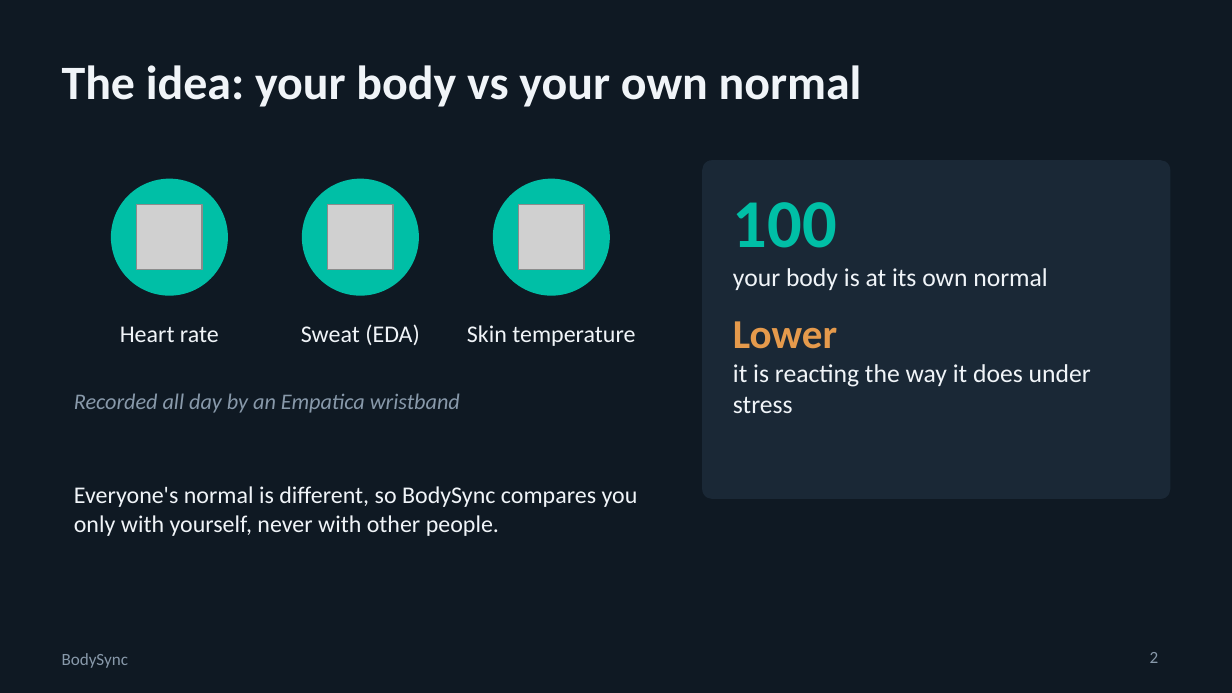
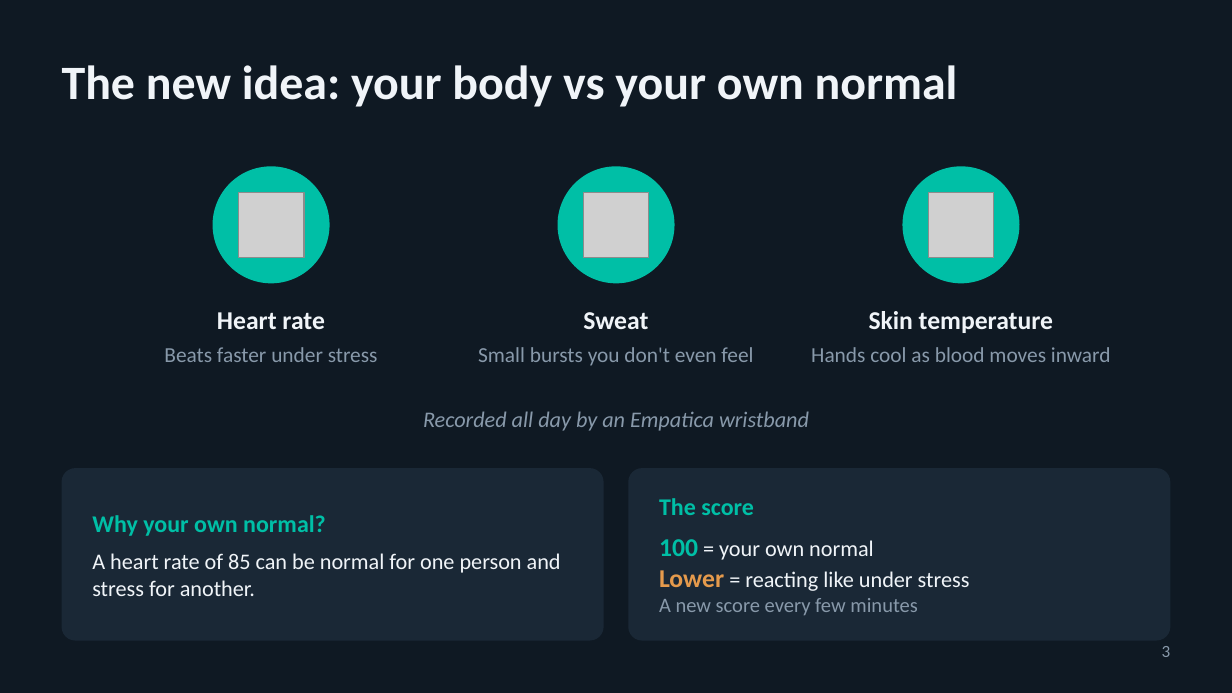
Before and after one commit to swaylakh/bodysync, a slide deck: slide 3 of docs/slides/BodySync_Final.pptx (slide 2 before the commit). Drawn at 1232x693 pixels with LibreOffice and Linux fonts; fonts in the diff are those of the drawing; grey boxes stand for pictures. Boxes give left, top, right and bottom in pixels: in the first picture for what was removed or moved away, otherwise in the second. Text is boxed around its words. In the diff, an @@ line names an element or a change of style, - is before the commit and + after.

```diff
--- a/docs/slides/BodySync_Final.pptx
+++ b/docs/slides/BodySync_Final.pptx
@@ title at (62,65,958,107): text changed @@
-The idea: your body vs your own normal
+The new idea: your body vs your own normal
@@ ellipse: place and size @@
-ellipse at (111,179,228,296)
+ellipse at (213,166,330,283)
@@ ellipse: place and size @@
-ellipse at (302,179,419,296)
+ellipse at (558,166,675,283)
@@ rounded rectangle removed at (702,160,1170,499) @@
@@ ellipse: place and size @@
-ellipse at (493,179,610,296)
+ellipse at (903,166,1020,283)
@@ picture: place and size @@
-picture at (137,205,202,270)
+picture at (239,192,304,257)
@@ picture: place and size @@
-picture at (328,205,393,270)
+picture at (584,192,649,257)
@@ text removed at (733,202,1091,413) @@
-100
-your body is at its own normal
-Lower
-it is reacting the way it does under stress
@@ picture: place and size @@
-picture at (519,205,584,270)
+picture at (929,192,994,257)
@@ text "Heart rate": place and size @@
-text "Heart rate" at (120,326,219,342)
+text "Heart rate" at (217,312,324,329)
@@ text "Heart rate" at (217,312,324,329): size 14 to 15 pt, bold on @@
@@ text "Skin temperature" at (869,311,1053,333): size 14 to 15 pt, bold on @@
@@ text "Skin temperature": place and size @@
-text "Skin temperature" at (467,325,635,346)
+text "Skin temperature" at (869,311,1053,333)
@@ text at (583,312,648,329): text changed; size 14 to 15 pt; bold on @@
-Sweat (EDA)
+Sweat
@@ text added at (164,347,378,362), 12.5 pt, text #8899AA @@
+Beats faster under stress
@@ text added at (478,347,753,366), 12.5 pt, text #8899AA @@
+Small bursts you don't even feel
@@ text added at (811,347,1111,362), 12.5 pt, text #8899AA @@
+Hands cool as blood moves inward
@@ text "Recorded all day by an ...": place and size @@
-text "Recorded all day by an ..." at (74,393,460,413)
+text "Recorded all day by an ..." at (423,411,809,431)
@@ text "Recorded all day by an ..." at (423,411,809,431): alignment left to centre @@
@@ rounded rectangle added at (62,468,604,641), fill #1A2836 @@
@@ rounded rectangle added at (628,468,1170,641), fill #1A2836 @@
@@ text removed at (74,486,638,536) @@
-Everyone's normal is different, so BodySync compares you only with yourself, never with other people.
@@ text added at (659,498,970,615), 13 pt, text #F0F4F8 @@
+The score
+100 = your own normal
+Lower = reacting like under stress
+A new score every few minutes
@@ text added at (92,515,561,596), 13 pt, text #F0F4F8 @@
+Why your own normal?
+A heart rate of 85 can be normal for one person and stress for another.
@@ text removed at (62,653,128,668) @@
-BodySync
@@ page number removed at (1150,652,1159,663) @@
-2
@@ page number added at (1162,646,1171,657), 10 pt, text #8899AA @@
+3
```
Also in this commit, not shown: 5 other slides changed, 8 slides added, 5 slides removed, 5 other files.
